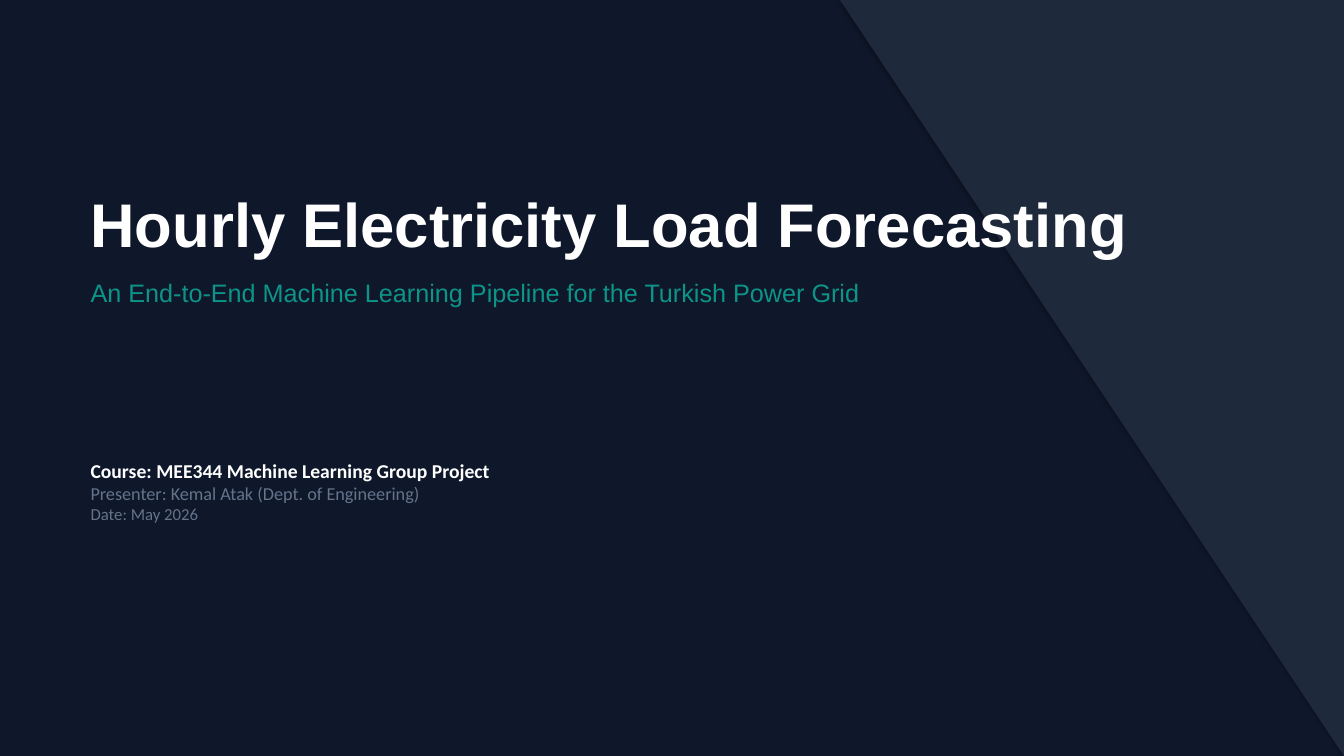
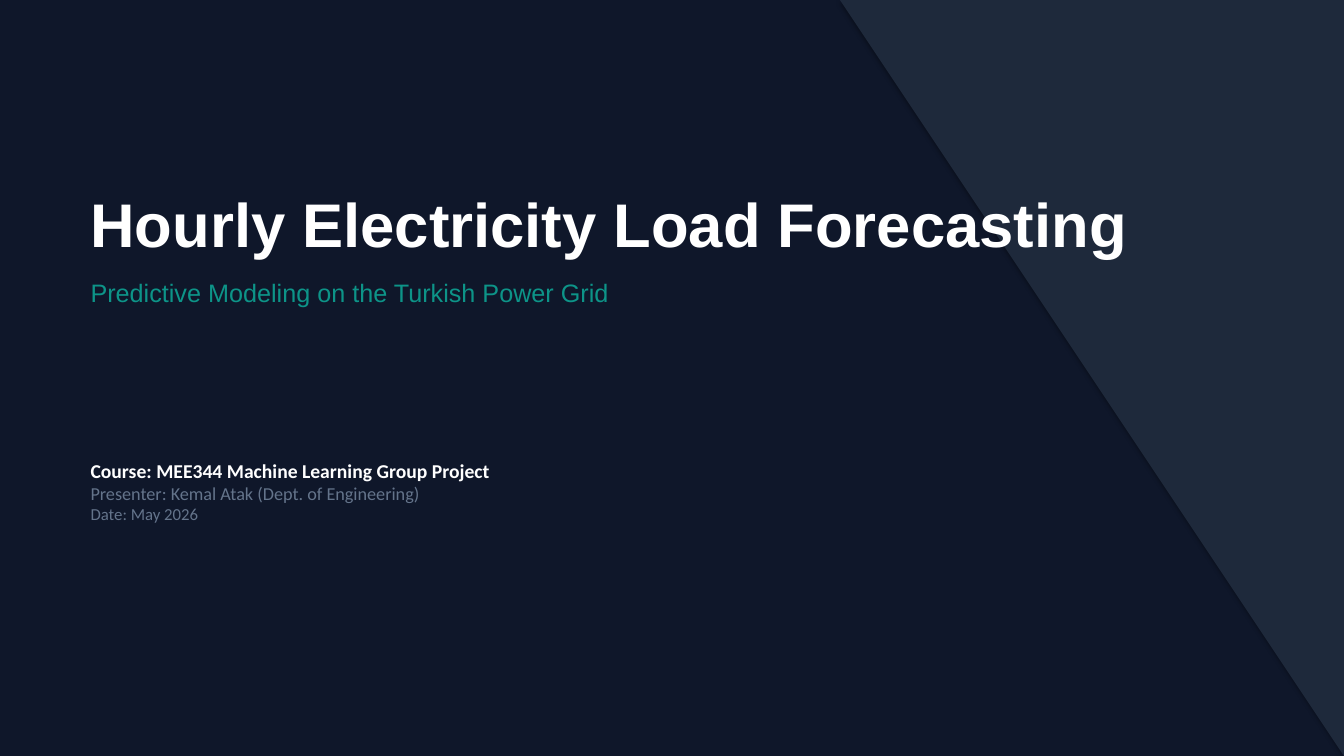
Before and after one commit to kemallatak/MEE344-Machine-Learning, a slide deck: slide 1 of MEE344_Machine_Learning_Presentation.pptx. Drawn at 1344x756 pixels with LibreOffice and Linux fonts; fonts in the diff are those of the drawing. Boxes give left, top, right and bottom in pixels: in the first picture for what was removed or moved away, otherwise in the second. Text is boxed around its words. In the diff, an @@ line names an element or a change of style, - is before the commit and + after.

```diff
--- a/MEE344_Machine_Learning_Presentation.pptx
+++ b/MEE344_Machine_Learning_Presentation.pptx
@@ text at (91,284,609,307): text changed @@
-An End-to-End Machine Learning Pipeline for the Turkish Power Grid
+Predictive Modeling on the Turkish Power Grid
```
Also in this commit, not shown: 7 other slides changed, 7 other files.
